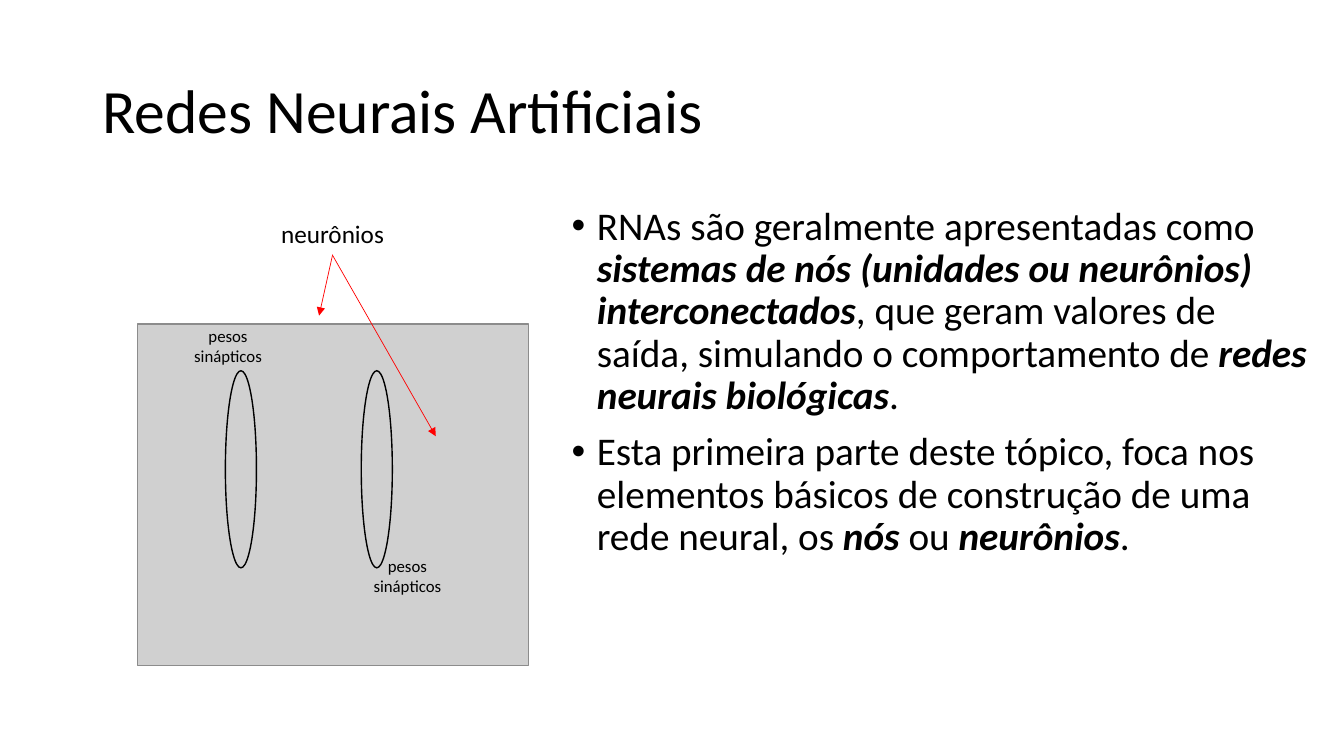
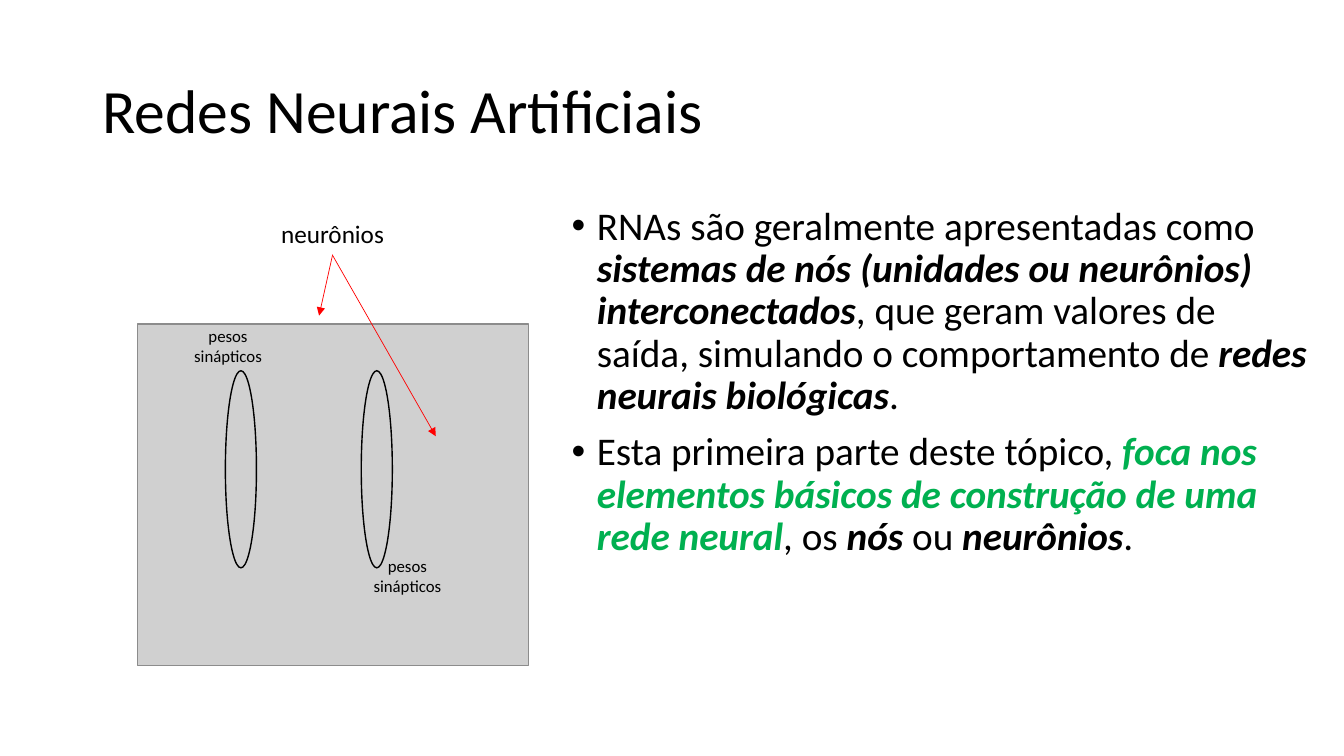
Before and after one commit to zz4fap/t320_aprendizado_de_maquina, a slide deck: slide 4 of slides/T320_Redes_Neurais_Artificiais (Parte I).pptx. Drawn at 1344x756 pixels with LibreOffice and Linux fonts; fonts in the diff are those of the drawing; grey boxes stand for pictures. Boxes give left, top, right and bottom in pixels: in the first picture for what was removed or moved away, otherwise in the second. Text is boxed around its words. In the diff, an @@ line names an element or a change of style, - is before the commit and + after.

```diff
--- a/slides/T320_Redes_Neurais_Artificiais (Parte I).pptx
+++ b/slides/T320_Redes_Neurais_Artificiais (Parte I).pptx
@@ text at (597,437,1257,555): text colour #000000 to #00B050, bold on, italic on in "foca nos elementos básicos de construção de ..." @@
```
Also in this commit, not shown: 9 other slides changed, 1 other file.
